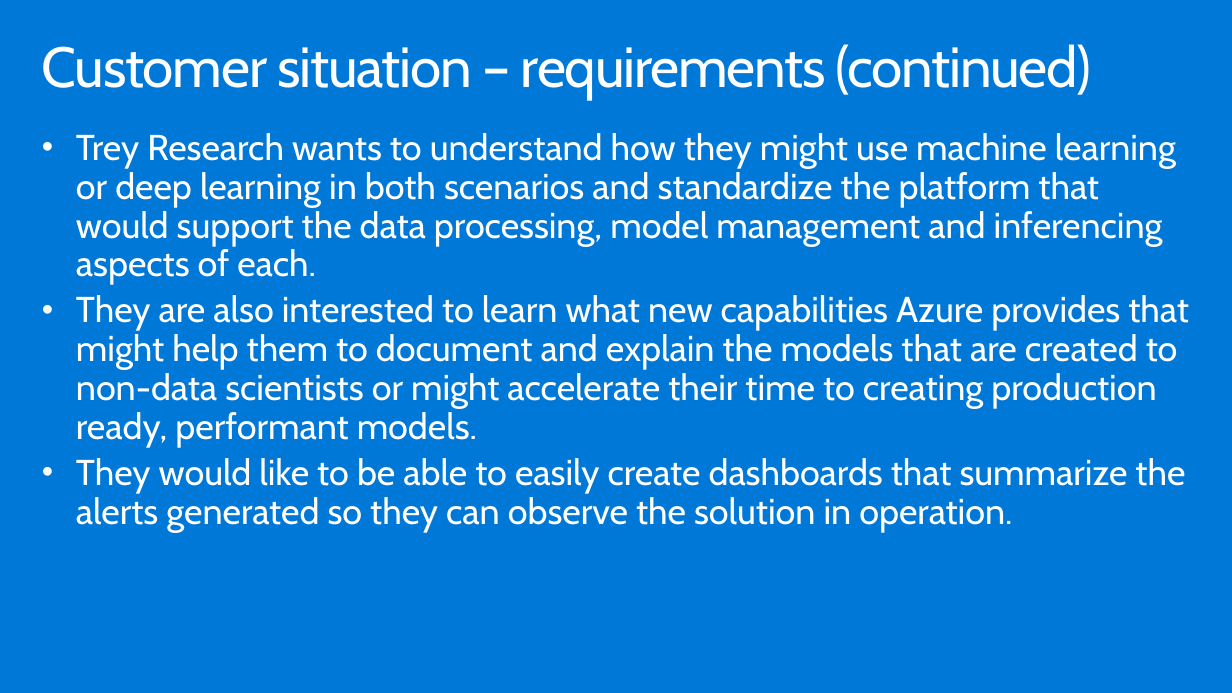
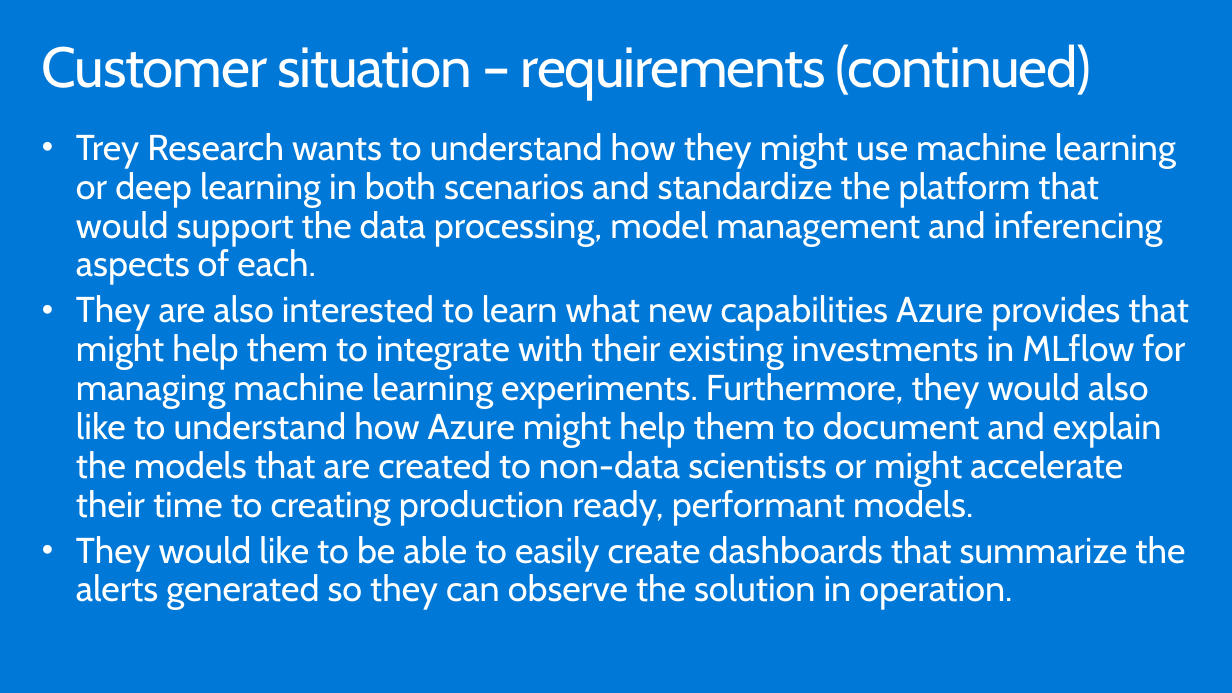
Before and after one commit to ocplatest/MCW-Machine-Learning, a slide deck: slide 6 of Whiteboard design session/WDS trainer presentation - Machine Learning.pptx. Drawn at 1232x693 pixels with LibreOffice and Linux fonts; fonts in the diff are those of the drawing. Boxes give left, top, right and bottom in pixels: in the first picture for what was removed or moved away, otherwise in the second. Text is boxed around its words. In the diff, an @@ line names an element or a change of style, - is before the commit and + after.

```diff
--- a/Whiteboard design session/WDS trainer presentation - Machine Learning.pptx
+++ b/Whiteboard design session/WDS trainer presentation - Machine Learning.pptx
@@ text at box(76, 295, 1189, 525): text changed @@
-• They are also interested to learn what new capabilities Azure provides that might help them to document and explain the models that are created to non-data scientists or might accelerate their time to creating production ready, performant models.
+• They are also interested to learn what new capabilities Azure provides that might help them to integrate with their existing investments in MLflow for managing machine learning experiments. Furthermore, they would also like to understand how Azure might help them to document and explain the models that are created to non-data scientists or might accelerate their time to creating production ready, performant models.
```
Also in this commit, not shown: 7 other slides changed, 30 other files.
